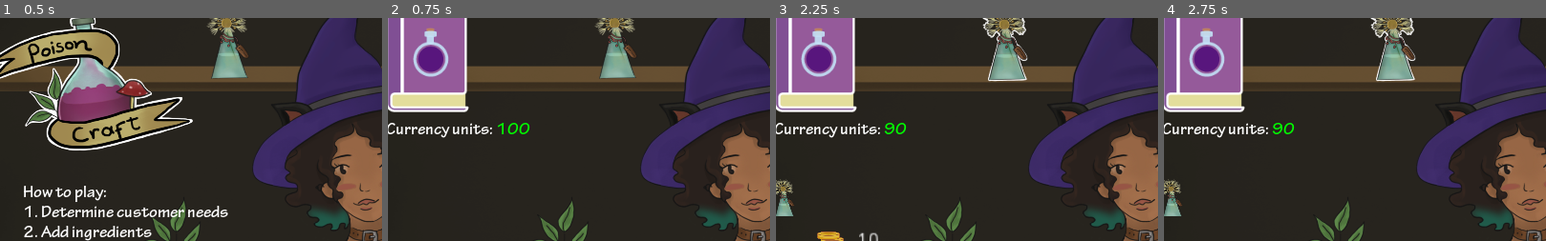
Above: before the commit, frames 1-4 (left to right).
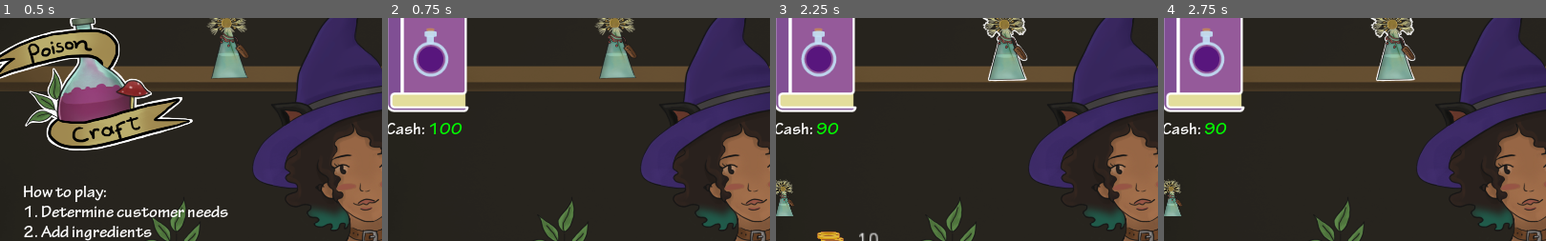
Above: after the commit, the same moments.

Repository: organicpencil/godot-wild-3
Game: Godot game, scene res://start.tscn
The game is run twice, just before and just after one commit, with the same random seed, the same clock (stepped at 60 frames per second) and the same inputs. The engine's default icon, where the game draws it, is replaced by a stand-in: a white triangle on a blue panel in a dark square.
Inputs (mouse positions are % of the whole screen's width and height, from its top left):
- Up to frame 1 (0.5 s): no input
- Up to frame 2 (0.75 s): click "Begin" at 0.5 s
- Up to frame 3 (2.25 s): click "Next Customer" at 1.25 s; click (32, 10) at 2.02 s
- Up to frame 4 (2.75 s): no input
The pictures show only the part of the screen within x 2-52%, y 5-55%; the shares and areas given below are measured in that part.

Frame 1 is identical in both runs. In frame 2, 0.9% of the frame differs, in the area x 2-38%, y 47-54%; in frame 3, 0.8%; in frame 4, 0.8%.

Commit message:
Rename  to

Diff:
--- a/project/shop/shop.gd
+++ b/project/shop/shop.gd
@@ -36,7 +36,7 @@
 	if money < 0:
 		moneycolor = "red"
 
-	$MoneyLabel.bbcode_text = "Currency units: [color=%s]%s[/color]" % [moneycolor, str(money)]
+	$MoneyLabel.bbcode_text = "Cash: [color=%s]%s[/color]" % [moneycolor, str(money)]
 	print($MoneyLabel.text)
 
 func handle_start_game():
